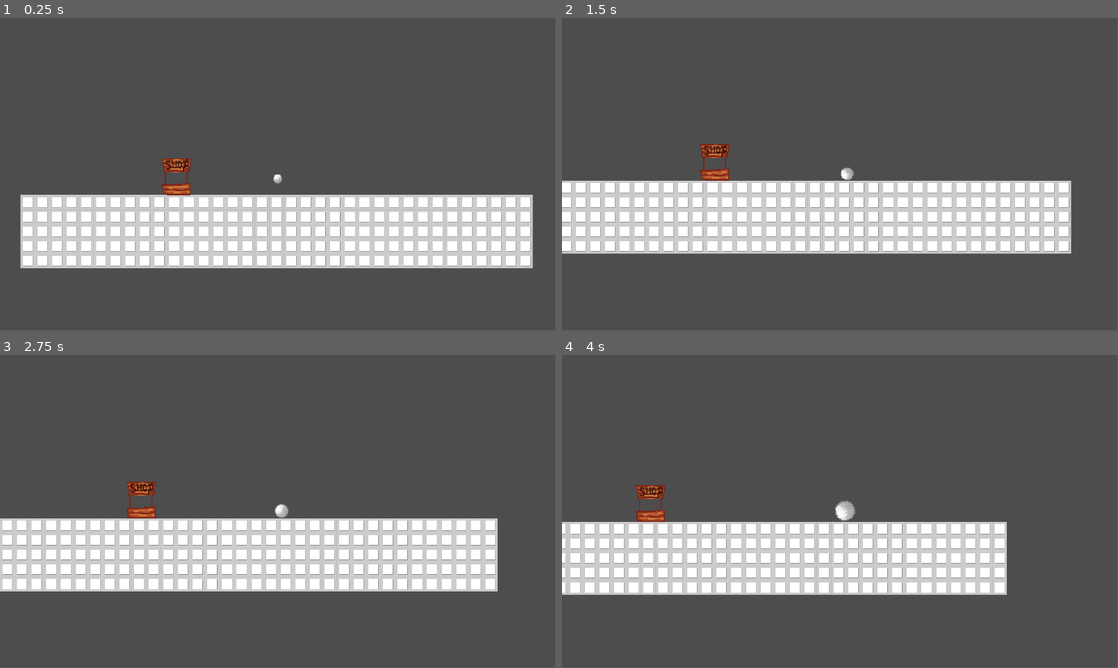
Above: before the commit, frames 1-4 (two rows, left to right).
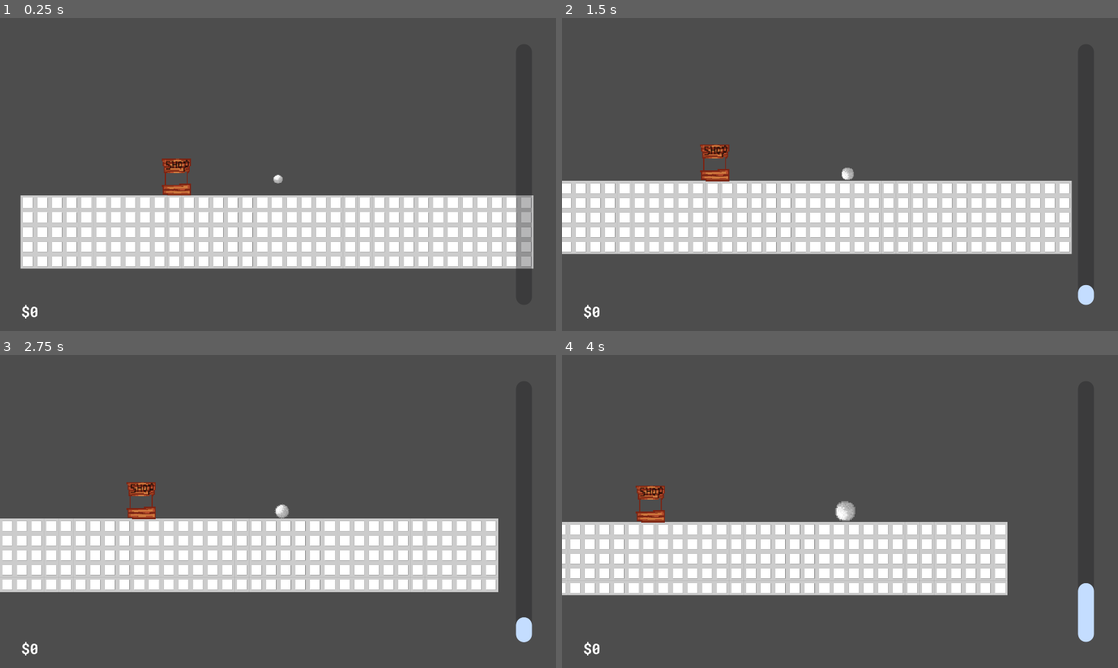
Above: after the commit, the same moments.

Repository: pranavdasan/GDC-Game-Jam-2026
Game: Godot game, scene res://levels/main.tscn
Same seed, same stepped clock (60 frames per second), same inputs: the game is played once before the commit and once after it. The engine's default icon, where the game draws it, is replaced by a stand-in: a white triangle on a blue panel in a dark square.
Inputs:
- Up to frame 1 (0.25 s): no input
- Up to frame 2 (1.5 s): hold D (move_right) 0.53-1.28 s; hold A (move_left) from 1.28 s (still down)
- Up to frame 3 (2.75 s): release A (move_left) at 2.03 s; hold D (move_right) from 2.03 s (still down)
- Up to frame 4 (4 s): release D (move_right) at 3.53 s; hold A (move_left) from 3.53 s (still down)
In our replay, the window is 799x449 before the commit and 800x450 after it. These sizes can differ from the game's own. Grey fills any space a smaller window leaves; there, only what the larger window draws over its background counts as a difference.

The runs differ from the first frame. In frame 1, 3.6% of the frame differs, in the area x 3-96%, y 44-96%; in frame 2, 3.4%; in frame 3, 2.8%; in frame 4, 3.1%.

Commit message:
Adds some basic HUD UI elements (snow bar and money counter)

Diff:
--- a/levels/main.tscn
+++ b/levels/main.tscn
@@ -3,6 +3,7 @@
 [ext_resource type="PackedScene" uid="uid://bdx66lu38ywr" path="res://scenes/snowball.tscn" id="1_2262g"]
 [ext_resource type="Texture2D" uid="uid://dbav4gaw8uehp" path="res://assets/images/tilemaps/snow_ground.png" id="2_wdj6m"]
 [ext_resource type="PackedScene" uid="uid://b26l5yuwgym0m" path="res://scenes/shop.tscn" id="3_l8qe7"]
+[ext_resource type="PackedScene" uid="uid://wxd7weptev4l" path="res://scenes/hud.tscn" id="4_m1504"]
 
 [sub_resource type="TileSetAtlasSource" id="TileSetAtlasSource_wdj6m"]
 texture = ExtResource("2_wdj6m")
@@ -33,3 +34,5 @@
 
 [node name="Shop" parent="." unique_id=1570701424 instance=ExtResource("3_l8qe7")]
 position = Vector2(579, 371)
+
+[node name="hud" parent="." unique_id=2064421710 instance=ExtResource("4_m1504")]
--- a/project.godot
+++ b/project.godot
@@ -19,10 +19,15 @@
 config/features=PackedStringArray("4.6", "Mobile")
 config/icon="res://assets/icon.svg"
 
+[autoload]
+
+Global="*uid://l2g43383bcfn"
+
 [display]
 
 window/size/viewport_width=1920
 window/size/viewport_height=1080
+window/stretch/mode="viewport"
 
 [editor]
 
--- /dev/null
+++ b/scenes/hud.tscn
@@ -0,0 +1,43 @@
+[gd_scene format=3 uid="uid://wxd7weptev4l"]
+
+[ext_resource type="Script" uid="uid://cvhtgrnsobvly" path="res://scripts/snow_meter.gd" id="2_uo2fv"]
+[ext_resource type="Script" uid="uid://gbtdpta05jw1" path="res://scripts/snobux_counter.gd" id="3_6fi6k"]
+[ext_resource type="Theme" uid="uid://bran1si2ii5s5" path="res://themes/theme.tres" id="3_047uy"]
+[ext_resource type="FontFile" uid="uid://nroxnlbsru6q" path="res://assets/fonts/RobotoMono-Bold.ttf" id="4_5pdws"]
+
+[node name="hud" type="CanvasLayer" unique_id=2064421710]
+
+[node name="snow_meter" type="CenterContainer" parent="." unique_id=1946992301]
+anchors_preset = 15
+anchor_right = 1.0
+anchor_bottom = 1.0
+offset_left = 1699.0
+grow_horizontal = 2
+grow_vertical = 2
+script = ExtResource("2_uo2fv")
+
+[node name="ProgressBar" type="ProgressBar" parent="snow_meter" unique_id=1931638114]
+custom_minimum_size = Vector2(55, 900)
+layout_mode = 2
+size_flags_vertical = 1
+theme = ExtResource("3_047uy")
+value = 50.0
+fill_mode = 3
+show_percentage = false
+
+[node name="snobux_counter" type="CenterContainer" parent="." unique_id=1208177851]
+anchors_preset = 9
+anchor_bottom = 1.0
+offset_top = 946.0
+offset_right = 247.0
+grow_vertical = 2
+script = ExtResource("3_6fi6k")
+
+[node name="RichTextLabel" type="RichTextLabel" parent="snobux_counter" unique_id=1068580616]
+custom_minimum_size = Vector2(100, 0)
+layout_mode = 2
+theme_override_fonts/bold_font = ExtResource("4_5pdws")
+theme_override_font_sizes/bold_font_size = 50
+bbcode_enabled = true
+text = "[b]$50"
+fit_content = true
--- a/scenes/shop_menu.tscn
+++ b/scenes/shop_menu.tscn
@@ -2,9 +2,13 @@
 
 [ext_resource type="Script" uid="uid://b5l5ub6n44xqr" path="res://scripts/shop_menu.gd" id="1_1ltno"]
 [ext_resource type="Theme" uid="uid://bran1si2ii5s5" path="res://themes/theme.tres" id="1_uj65v"]
-[ext_resource type="Texture2D" uid="uid://bef2s6ct3plih" path="res://assets/icon.svg" id="2_5pe57"]
+[ext_resource type="Texture2D" uid="uid://cgoehgjdg8xf6" path="res://assets/images/shop/abilities.png" id="3_1ltno"]
 
-[node name="Shop Menu" type="CanvasLayer" unique_id=1582675053]
+[sub_resource type="AtlasTexture" id="AtlasTexture_76m3e"]
+atlas = ExtResource("3_1ltno")
+region = Rect2(0, 0, 32, 32)
+
+[node name="shop_menu" type="CanvasLayer" unique_id=1582675053]
 script = ExtResource("1_1ltno")
 
 [node name="PanelContainer" type="PanelContainer" parent="." unique_id=1770373465]
@@ -48,7 +52,7 @@
 layout_mode = 2
 size_flags_horizontal = 4
 size_flags_vertical = 4
-texture = ExtResource("2_5pe57")
+texture = SubResource("AtlasTexture_76m3e")
 expand_mode = 4
 stretch_mode = 4
 
@@ -60,12 +64,12 @@
 
 [node name="VBoxContainer" type="VBoxContainer" parent="PanelContainer/HBoxContainer/VBoxContainer/PanelContainer" unique_id=327251186]
 layout_mode = 2
-theme_override_constants/separation = 10
+theme_override_constants/separation = 30
+alignment = 1
 
 [node name="name_label" type="RichTextLabel" parent="PanelContainer/HBoxContainer/VBoxContainer/PanelContainer/VBoxContainer" unique_id=59417181]
 custom_minimum_size = Vector2(250, 0)
 layout_mode = 2
-size_flags_vertical = 3
 theme = ExtResource("1_uj65v")
 theme_type_variation = &"description_label"
 bbcode_enabled = true
@@ -75,19 +79,18 @@
 vertical_alignment = 1
 
 [node name="description_label" type="RichTextLabel" parent="PanelContainer/HBoxContainer/VBoxContainer/PanelContainer/VBoxContainer" unique_id=217064078]
-custom_minimum_size = Vector2(250, 75)
+custom_minimum_size = Vector2(250, 0)
 layout_mode = 2
-size_flags_vertical = 3
 theme = ExtResource("1_uj65v")
 theme_type_variation = &"description_label"
 bbcode_enabled = true
 text = "[b]Description:[/b]"
+fit_content = true
 vertical_alignment = 1
 
 [node name="price_label" type="RichTextLabel" parent="PanelContainer/HBoxContainer/VBoxContainer/PanelContainer/VBoxContainer" unique_id=1908581159]
 custom_minimum_size = Vector2(250, 0)
 layout_mode = 2
-size_flags_vertical = 3
 theme = ExtResource("1_uj65v")
 theme_type_variation = &"description_label"
 bbcode_enabled = true
--- a/scripts/global.gd
+++ b/scripts/global.gd
@@ -1,4 +1,4 @@
 extends Node
 
 var snobux : int = 0
-var snow_meter : float = 100.0
+var snow_meter : float = 0.0
--- a/scripts/shop_menu.gd
+++ b/scripts/shop_menu.gd
@@ -2,13 +2,20 @@
 
 var abilities : Array[Ability] = [
 	Ability.new(
-	"Dash",
-	"Allows the user to rapidly move in a certain direction at the cost of some snow",
-	50),
+		"Dash",
+		"Allows the user to rapidly move in a certain direction at the cost of some snow",
+		50
+	),
 	Ability.new(
-	"Snow Jetpack",
-	"Boost upwards at a high speed at the cost of some snow",
-	100)
+		"Snow Jetpack",
+		"Boost upwards at a high speed at the cost of some snow",
+		100
+	),
+	Ability.new(
+		"Snow Gun",
+		"Shoots some snow towards the mouse at the cost of some snow",
+		150
+	)
 ]
 
 var item_buttons : Array[Button] = []
@@ -16,6 +23,10 @@
 @onready var name_label : RichTextLabel = $PanelContainer/HBoxContainer/VBoxContainer/PanelContainer/VBoxContainer/name_label
 @onready var description_label : RichTextLabel = $PanelContainer/HBoxContainer/VBoxContainer/PanelContainer/VBoxContainer/description_label
 @onready var price_label : RichTextLabel = $PanelContainer/HBoxContainer/VBoxContainer/PanelContainer/VBoxContainer/price_label
+
+@onready var item_icon : TextureRect = $PanelContainer/HBoxContainer/VBoxContainer/item_icon
+
+var spriteSheetWidth : int = 32
 
 # Called when the node enters the scene tree for the first time.
 func _ready() -> void:
@@ -31,11 +42,23 @@
 
 		$PanelContainer/HBoxContainer/Shop.add_child(button)
 
+	#default ability is set to the first one
+	name_label.text = "[b]Ability: [/b] " + abilities[0].ability_name
+	description_label.text = "[b]Description: [/b]" + abilities[0].description
+	price_label.text = "[b]Price:[/b] $" + str(abilities[0].price)
+
+	item_icon.texture.region.position = Vector2(0,0)
+
 func button_pressed(button_index : int):
 	name_label.text = "[b]Ability: [/b] " + abilities[button_index].ability_name
 	description_label.text = "[b]Description: [/b]" + abilities[button_index].description
 	price_label.text = "[b]Price:[/b] $" + str(abilities[button_index].price)
 
+	#x position on grid: button_index % 8
+	#y position on grid: floor(button_index / 8)
+	#8 being the grid width
+	item_icon.texture.region.position = Vector2(button_index % 8 * spriteSheetWidth,floor(button_index / 8) * spriteSheetWidth)
+
 #func _on_item_0_pressed() -> void:
 	#name_label.text = "[b]Ability: [/b] " + abilities[0].ability_name
 	#description_label.text = "[b]Description: [/b]" + abilities[0].description
--- /dev/null
+++ b/scripts/snobux_counter.gd
@@ -0,0 +1,5 @@
+extends CenterContainer
+
+# Called every frame. 'delta' is the elapsed time since the previous frame.
+func _process(delta: float) -> void:
+	$RichTextLabel.text = "[b]$" + str(Global.snobux)
--- /dev/null
+++ b/scripts/snow_meter.gd
@@ -0,0 +1,4 @@
+extends CenterContainer
+
+func _process(delta: float) -> void:
+	$ProgressBar.value = Global.snow_meter
--- a/scripts/snowball.gd
+++ b/scripts/snowball.gd
@@ -70,3 +70,6 @@
 
 func player_shop_method() -> void:
 	pass
+
+func _process(delta: float) -> void:
+	Global.snow_meter = (current_radius - base_radius) / (max_radius - base_radius) * 100
--- /dev/null
+++ b/snow_meter.gd
@@ -0,0 +1,9 @@
+extends CanvasLayer
+
+# Called when the node enters the scene tree for the first time.
+func _ready() -> void:
+	pass # Replace with function body.
+
+# Called every frame. 'delta' is the elapsed time since the previous frame.
+func _process(delta: float) -> void:
+	pass
--- /dev/null
+++ b/themes/styles/progress_bar/background.tres
@@ -0,0 +1,8 @@
+[gd_resource type="StyleBoxFlat" format=3 uid="uid://j8321cdgqekm"]
+
+[resource]
+bg_color = Color(0.07464408, 0.07611175, 0.09225613, 0.30980393)
+corner_radius_top_left = 50
+corner_radius_top_right = 50
+corner_radius_bottom_right = 50
+corner_radius_bottom_left = 50
--- /dev/null
+++ b/themes/styles/progress_bar/fill.tres
@@ -0,0 +1,8 @@
+[gd_resource type="StyleBoxFlat" format=3 uid="uid://bssebwf2xowcb"]
+
+[resource]
+bg_color = Color(0.7696371, 0.86449534, 1, 1)
+corner_radius_top_left = 50
+corner_radius_top_right = 50
+corner_radius_bottom_right = 50
+corner_radius_bottom_left = 50
--- /dev/null
+++ b/themes/styles/snow_meter/style_box_flat.tres
@@ -0,0 +1,12 @@
+[gd_resource type="StyleBoxFlat" format=3 uid="uid://bxpuwcys0x06j"]
+
+[resource]
+content_margin_left = 20.0
+content_margin_top = 20.0
+content_margin_right = 20.0
+content_margin_bottom = 20.0
+bg_color = Color(0.0712, 0.07208, 0.08, 0.25882354)
+corner_radius_top_left = 50
+corner_radius_top_right = 50
+corner_radius_bottom_right = 50
+corner_radius_bottom_left = 50
--- a/themes/theme.tres
+++ b/themes/theme.tres
@@ -5,8 +5,11 @@
 [ext_resource type="StyleBox" uid="uid://ihdyorkr8os8" path="res://themes/styles/panel_container/style_box_flat.tres" id="3_2hrgd"]
 [ext_resource type="StyleBox" uid="uid://e5ppky0xtkmk" path="res://themes/styles/button/primary.tres" id="3_k0q7g"]
 [ext_resource type="StyleBox" uid="uid://5ctmtdnqerp3" path="res://themes/styles/button/pressed.tres" id="4_j33s6"]
+[ext_resource type="StyleBox" uid="uid://j8321cdgqekm" path="res://themes/styles/progress_bar/background.tres" id="6_8gf3l"]
+[ext_resource type="StyleBox" uid="uid://bssebwf2xowcb" path="res://themes/styles/progress_bar/fill.tres" id="7_0jcxo"]
 [ext_resource type="FontFile" uid="uid://nroxnlbsru6q" path="res://assets/fonts/RobotoMono-Bold.ttf" id="7_j33s6"]
 [ext_resource type="StyleBox" uid="uid://bkgydu8ies017" path="res://themes/styles/tab_container/style_box_flat.tres" id="7_k0q7g"]
+[ext_resource type="StyleBox" uid="uid://bxpuwcys0x06j" path="res://themes/styles/snow_meter/style_box_flat.tres" id="10_nxnlh"]
 
 [resource]
 Button/colors/font_color = Color(0.09320194, 0.0955437, 0.10491073, 1)
@@ -17,13 +20,17 @@
 Button/styles/pressed = ExtResource("4_j33s6")
 HBoxContainer/constants/separation = 20
 PanelContainer/styles/panel = ExtResource("3_2hrgd")
+ProgressBar/styles/background = ExtResource("6_8gf3l")
+ProgressBar/styles/fill = ExtResource("7_0jcxo")
 TabContainer/styles/panel = ExtResource("7_k0q7g")
 VBoxContainer/constants/separation = 20
 description_label/base_type = &"RichTextLabel"
-description_label/font_sizes/bold_font_size = 20
-description_label/font_sizes/normal_font_size = 20
+description_label/font_sizes/bold_font_size = 25
+description_label/font_sizes/normal_font_size = 25
 description_label/fonts/bold_font = ExtResource("7_j33s6")
 description_label/fonts/normal_font = ExtResource("1_kgv31")
+snow_meter/base_type = &"PanelContainer"
+snow_meter/styles/panel = ExtResource("10_nxnlh")
 title_label/base_type = &"Label"
 title_label/font_sizes/font_size = 100
 title_label/fonts/font = ExtResource("7_j33s6")
Binary file added: assets/images/shop/abilities.png
Not shown, added: assets/images/shop/abilities.png.import
Not shown, added: scripts/snobux_counter.gd.uid
Not shown, added: scripts/snow_meter.gd.uid
Not shown, added: snow_meter.gd.uid
